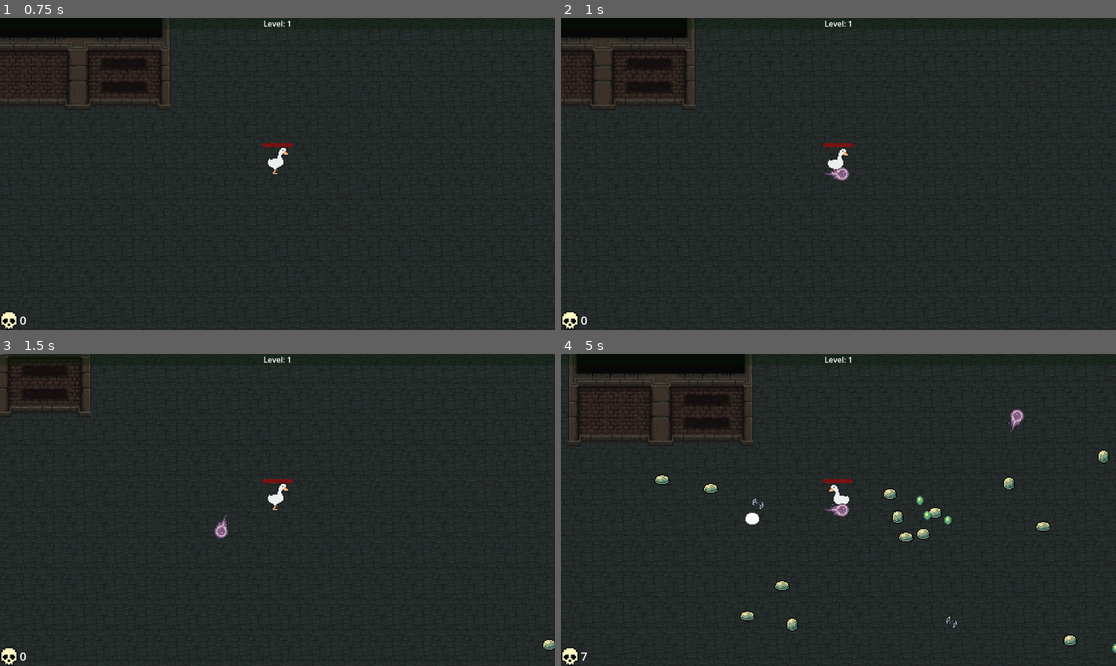
Above: before the commit, frames 1-4 (two rows, left to right).
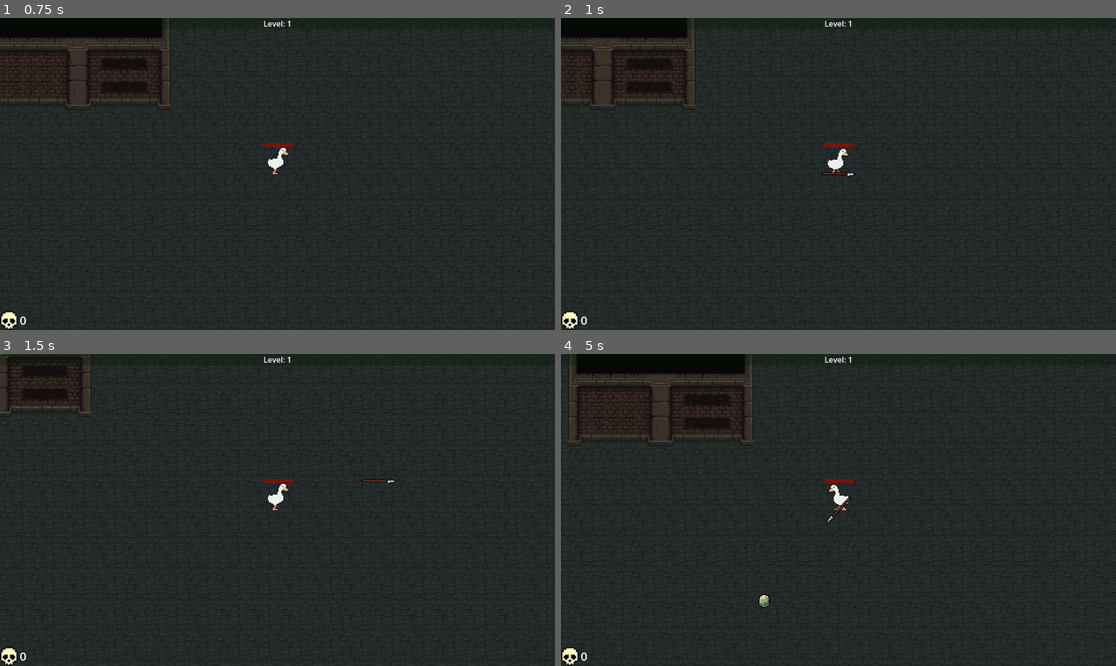
Above: after the commit, the same moments.

Repository: arko-poet/godot-games
Game: Godot game, scene res://sauce/main.tscn
Two runs of this game, one before a commit and one after it. Both use one fixed random seed, a clock stepped at 60 frames per second and the inputs below. Sound files missing from this copy of the repository are replaced by a short silence.
Inputs:
- Up to frame 1 (0.75 s): tap Enter at 0.5 s; hold D (move_right) from 0.53 s (still down)
- Up to frame 2 (1 s): keep holding D (move_right)
- Up to frame 3 (1.5 s): release D (move_right) at 1.28 s; hold S (move_down) from 1.28 s (still down)
- Up to frame 4 (5 s): release S (move_down) at 2.03 s; hold D (move_right) 2.03-2.78 s; hold W (move_up) 2.78-3.53 s; hold A (move_left) from 3.53 s (still down)

Frame 1 is identical in both runs. In frame 2, 0.1% of the frame differs, in the area x 46-54%, y 47-53%; in frame 3, 0.2%; in frame 4, 1.6%, in the area x 3-100%, y 17-99%.

Commit message:
feat(survivors): add projectile obstacle collisons

Diff:
--- a/survivors/sauce/player/player.gd
+++ b/survivors/sauce/player/player.gd
@@ -30,9 +30,9 @@
 
 
 func _ready() -> void:
-	add_weapon(WeaponID.BALLS)
-	add_weapon(WeaponID.SWORD)
-	add_weapon(WeaponID.CHAKRAMS)
+	#add_weapon(WeaponID.BALLS)
+	#add_weapon(WeaponID.SWORD)
+	#add_weapon(WeaponID.CHAKRAMS)
 	add_weapon(WeaponID.SPEARS)
 
 
--- a/survivors/sauce/weapons/balls/ball.gd
+++ b/survivors/sauce/weapons/balls/ball.gd
@@ -16,14 +16,13 @@
 	position += direction * BASE_SPEED * delta
 
 
-func _on_body_entered(body: Node2D) -> void:
-	if body.is_in_group("monsters"):
-		if bounce > 0:
-			bounce -= 1
-			_next_target()
-		else:
-			queue_free()
-		body.call_deferred("hit", damage)
+func _monster_collision(monster: Monster) -> void:
+	if bounce > 0:
+		bounce -= 1
+		_next_target()
+	else:
+		queue_free()
+	monster.call_deferred("hit", damage)
 
 
 func _next_target() -> void:
--- a/survivors/sauce/weapons/balls/ball.tscn
+++ b/survivors/sauce/weapons/balls/ball.tscn
@@ -3,7 +3,6 @@
 [ext_resource type="PackedScene" uid="uid://7qjv0qyipjw8" path="res://sauce/weapons/projectile.tscn" id="1_04phn"]
 [ext_resource type="Script" uid="uid://3co8rsy58qsh" path="res://sauce/weapons/balls/ball.gd" id="2_wxt7p"]
 [ext_resource type="Texture2D" uid="uid://b7eixecff1h8w" path="res://assets/fire_bullets/All_Fire_Bullet_Pixel_16x16_06.png" id="3_0nm32"]
-
 
 [sub_resource type="AtlasTexture" id="AtlasTexture_qujof"]
 atlas = ExtResource("3_0nm32")
--- a/survivors/sauce/weapons/chakrams/chakram.tscn
+++ b/survivors/sauce/weapons/chakrams/chakram.tscn
@@ -3,7 +3,6 @@
 [ext_resource type="Script" uid="uid://od16htrdmn74" path="res://sauce/weapons/chakrams/chakram.gd" id="1_dgn7x"]
 [ext_resource type="PackedScene" uid="uid://7qjv0qyipjw8" path="res://sauce/weapons/projectile.tscn" id="1_gvym2"]
 [ext_resource type="Texture2D" uid="uid://c7b5oxumeoosy" path="res://assets/trap_and_weapon/00 All.png" id="2_gvym2"]
-
 
 [sub_resource type="CircleShape2D" id="CircleShape2D_qpfu8"]
 radius = 25.298223
--- a/survivors/sauce/weapons/projectile.gd
+++ b/survivors/sauce/weapons/projectile.gd
@@ -12,7 +12,17 @@
 
 func _on_body_entered(body: Node2D) -> void:
 	if body.is_in_group("monsters"):
-		body.call_deferred("hit", damage)
+		_monster_collision(body)
+	else:
+		_obstacle_collision()
+
+
+func _monster_collision(monster: Monster) -> void:
+	monster.call_deferred("hit", damage)
+
+
+func _obstacle_collision() -> void:
+	queue_free()
 
 
 func _set_direction() -> void:
--- a/survivors/sauce/weapons/projectile.tscn
+++ b/survivors/sauce/weapons/projectile.tscn
@@ -4,7 +4,7 @@
 
 [node name="Projectile" type="Area2D" unique_id=1721435030]
 collision_layer = 8
-collision_mask = 4
+collision_mask = 6
 script = ExtResource("1_2vqht")
 
 [node name="Collision" type="CollisionShape2D" parent="." unique_id=137886357]
--- a/survivors/sauce/weapons/spears/spear.gd
+++ b/survivors/sauce/weapons/spears/spear.gd
@@ -1,7 +1,7 @@
 class_name Spear
 extends Projectile
 
-const BASE_SPEED := 100
+const BASE_SPEED := 300
 
 var pierce := 5
 
@@ -15,10 +15,10 @@
 	position += direction * BASE_SPEED * delta
 
 
-func _on_body_entered(body: Node2D) -> void:
-	if body.is_in_group("monsters"):
-		body.call_deferred("hit", damage)
-		if pierce > 0:
-			pierce -= 1
-		else:
-			queue_free()
+func _monster_collision(monster: Monster) -> void:
+	if monster.is_in_group("monsters"):
+		monster.call_deferred("hit", damage)
+	if pierce > 0:
+		pierce -= 1
+	else:
+		queue_free()
--- a/survivors/sauce/weapons/spears/spear.tscn
+++ b/survivors/sauce/weapons/spears/spear.tscn
@@ -3,7 +3,6 @@
 [ext_resource type="PackedScene" uid="uid://7qjv0qyipjw8" path="res://sauce/weapons/projectile.tscn" id="1_haueq"]
 [ext_resource type="Script" uid="uid://c1ivy6iqog8gw" path="res://sauce/weapons/spears/spear.gd" id="2_haueq"]
 [ext_resource type="Texture2D" uid="uid://d3u877qh8k6wp" path="res://assets/spear.png" id="3_haueq"]
-
 
 [sub_resource type="CapsuleShape2D" id="CapsuleShape2D_7lla1"]
 radius = 2.9999998
--- a/survivors/sauce/weapons/spears/spears.tscn
+++ b/survivors/sauce/weapons/spears/spears.tscn
@@ -5,6 +5,3 @@
 
 [node name="Spears" unique_id=12557176 instance=ExtResource("1_ke3gb")]
 script = ExtResource("2_ke3gb")
-
-[node name="CooldownTimer" parent="." index="0" unique_id=390843552]
-wait_time = 5.0
--- a/survivors/sauce/world/world.tscn
+++ b/survivors/sauce/world/world.tscn
@@ -34,7 +34,6 @@
 rotation = -1.5707964
 
 [node name="MonsterSpawner" type="Timer" parent="." unique_id=598087123]
-wait_time = 0.1
 autostart = true
 
 [connection signal="died" from="Player" to="." method="_on_player_died"]
